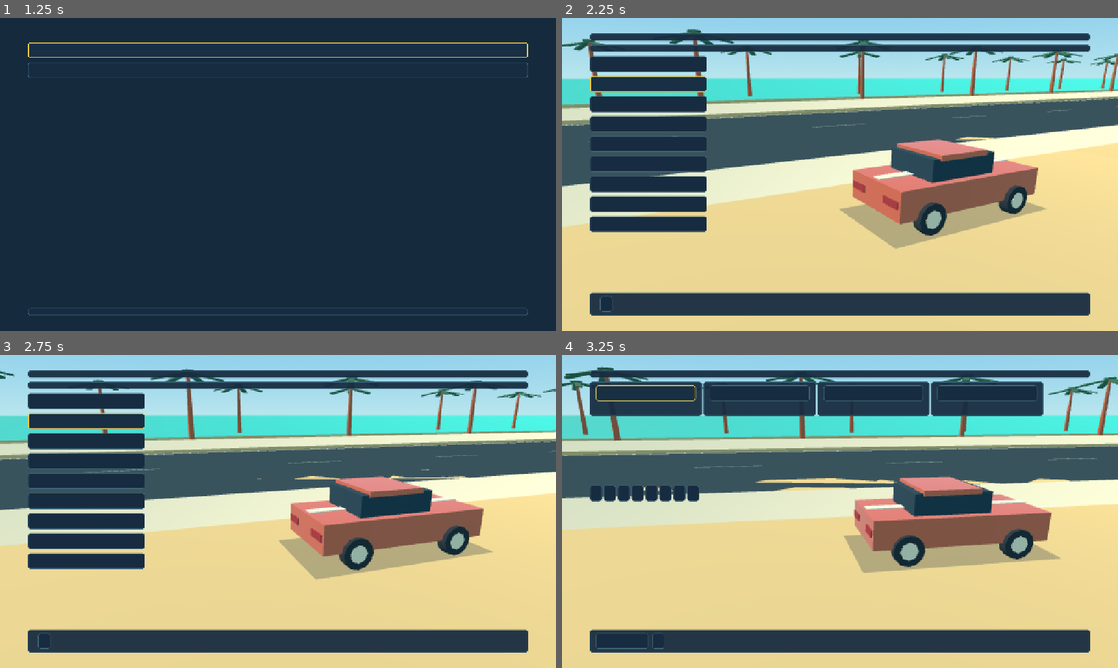
Above: before the commit, frames 1-4 (two rows, left to right).
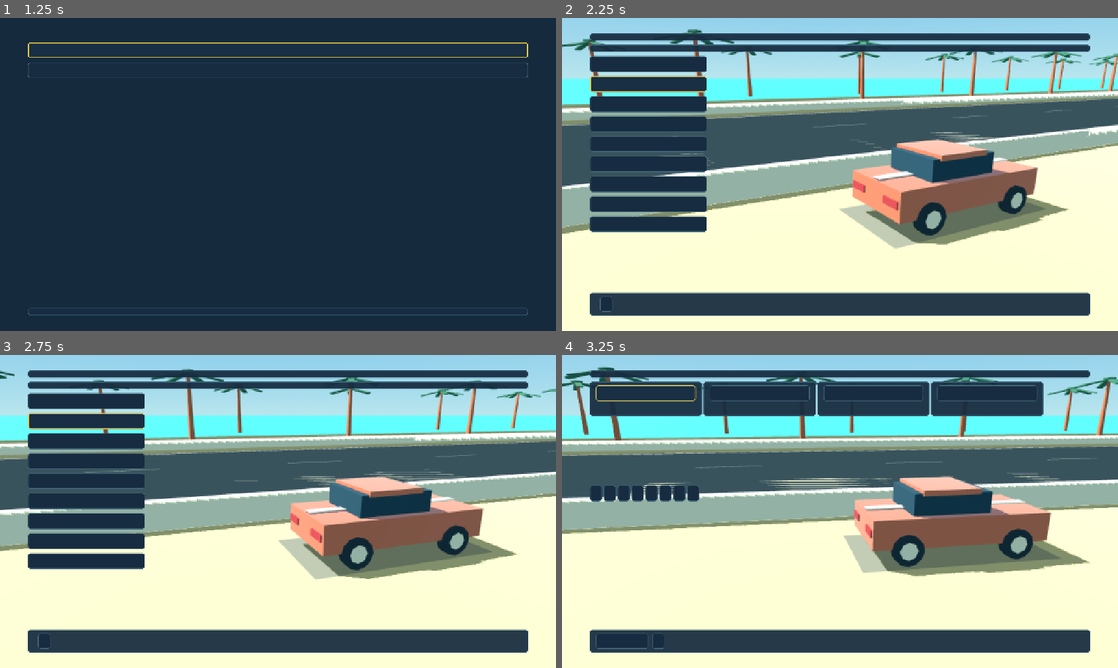
Above: after the commit, the same moments.

Repository: maccam912/racinggame
Game: Godot game, scene res://game/main.tscn
Same seed, same stepped clock (60 frames per second), same inputs: the game is played once before the commit and once after it.
Inputs (mouse positions are in pixels of both pictures, inside the frame that each line leads up to):
- Up to frame 1 (1.25 s): click "Continue" at 0.5 s
- Up to frame 2 (2.25 s): click "Start School" at 1.25 s; click "Back" at 2 s
- Up to frame 3 (2.75 s): no input
- Up to frame 4 (3.25 s): tap Enter (ui_accept) at 2.75, 3.02 s; move the mouse to (962, 495) at 2.77 s; hold D (steer_right) from 2.78 s (still down); hold C (camera) from 2.78 s (still down); click (962, 495) at 2.92 s; tap R (recover) at 3.05 s

Frame 1 is identical in both runs. In frame 2, 51% of the frame differs, in the area x 0-100%, y 3-100%; in frame 3, 51%; in frame 4, 57%.

Commit message:
Render the 3D world at selected scale while preserving native HUD resolution

Diff:
--- /dev/null
+++ b/docs/evidence/m3-android-world.json
@@ -0,0 +1,40 @@
+{
+  "device": "owned Pixel 7 AVD / Android 15 API 35 ARM64 / emulator-5580",
+  "physical_device": false,
+  "apk": {
+    "version": "0.0.41-dev",
+    "build_number": 41,
+    "working_tree_dirty": true,
+    "commit": "11929d5e4061e2eb8b531b194c1ae85ab9d9f8bf",
+    "engine_version": "4.6.3-stable",
+    "engine_checksum": "30630f3e9b11e10b35c1f90ba8814185dcec43fae1a48345159be7552c64bfe8",
+    "export_templates_checksum": "3fbe2c0e2dec9d537ab9ec97bcf8da91dcf23357fc51f67092dd068d839290a8",
+    "protocol_version": 4,
+    "save_schema": 1,
+    "content_hash": "78e8df7a34088aade409918658a3cd1d62b2a53c12b2779d52b2ac0ffcc6f078",
+    "target_platform": "android",
+    "distribution": "development",
+    "public_signing": "not configured",
+    "native_adapter": {
+      "platform": "android",
+      "architecture": "arm64",
+      "api_floor": "4.5",
+      "sdk_commit": "e83fd0904c13356ed1d4c3d09f8bb9132bdc6b77",
+      "scons": "4.11.1",
+      "source_hash": "63a9d2b77947e27c6a39a318e564426575ae3e7344b4393502f3656566b3a900",
+      "sha256": "6a63b31ddbda12151c42553e59d9cea38c03229d40f89ff4913b6081c855981b"
+    }
+  },
+  "verified": [
+    "Scaled shared-world rendering, live race timer and touch HUD render on the exported GLES APK",
+    "Retro uses a centered 16:9 world image with side bars on the wide phone display; HUD and touch controls retain their original full-screen geometry"
+  ],
+  "boundaries": [
+    "Exact world-texture dimensions were measured on the native macOS fixture; Android evidence here is visual",
+    "Dirty-worktree development export; no physical-device frame-time or thermal claim"
+  ],
+  "screenshots": [
+    "m3-android-world.png",
+    "m3-android-world-retro.png"
+  ]
+}
--- /dev/null
+++ b/docs/evidence/m3-world-presentation.json
@@ -0,0 +1,22 @@
+{
+  "host_pixels": "(1280, 720)",
+  "physical_device": false,
+  "renderer": "gl_compatibility",
+  "variants": [
+    {
+      "hud_pixels": "(1280, 720)",
+      "name": "scaled",
+      "world_pixels": "(1024, 576)"
+    },
+    {
+      "hud_pixels": "(1280, 720)",
+      "name": "retro",
+      "world_pixels": "(640, 360)"
+    },
+    {
+      "hud_pixels": "(1280, 720)",
+      "name": "restored",
+      "world_pixels": "(1024, 576)"
+    }
+  ]
+}
--- a/game/client_app.gd
+++ b/game/client_app.gd
@@ -31,6 +31,7 @@
 var regions := RegionBook.new()
 var online_page: OnlinePage
 var online_status: Label
+var presentation := WorldPresentation.new()
 
 
 func _ready() -> void:
@@ -49,6 +50,8 @@
 		elif arg.begins_with("--capture-frame="):
 			capture_frame = maxi(1, int(arg.trim_prefix("--capture-frame=")))
 	data = AppData.new(folder)
+	presentation.app = self
+	add_child(presentation)
 	BindingBook.apply(data.settings.bindings)
 	SettingsRuntime.apply(self, data.settings, capture_path.is_empty())
 	menu.settings = data.settings
@@ -87,6 +90,7 @@
 		add_child(stage)
 	stage.reduce_motion = bool(data.settings.reduce_motion)
 	stage.set_paint(int(data.profile.selected_paint))
+	SettingsRuntime.apply(self,data.settings)
 
 
 func dispose_drive(keep_network: bool = false) -> void:
--- a/game/platform/settings_catalog.gd
+++ b/game/platform/settings_catalog.gd
@@ -38,8 +38,9 @@
 	return float(value) >= float(row.minimum) and float(value) <= float(row.maximum)
 
 
-static func sanitize(saved: Dictionary, mobile: bool) -> Dictionary:
+static func sanitize(saved: Variant, mobile: bool) -> Dictionary:
 	var result := defaults(mobile)
+	if not saved is Dictionary: return result
 	for row: Dictionary in rows:
 		if saved.has(row.id) and valid_value(row, saved[row.id], mobile):
 			result[row.id] = saved[row.id]
--- a/game/platform/settings_runtime.gd
+++ b/game/platform/settings_runtime.gd
@@ -5,8 +5,14 @@
 static func apply(owner_node: Node, settings: Dictionary, display: bool = false) -> void:
 	Engine.max_fps = int(settings.frame_cap)
 	var viewport := owner_node.get_viewport()
-	viewport.msaa_3d = {0:Viewport.MSAA_DISABLED, 2:Viewport.MSAA_2X, 4:Viewport.MSAA_4X}.get(int(settings.msaa), Viewport.MSAA_DISABLED)
-	viewport.scaling_3d_scale = .5 if settings.retro else float(settings.render_scale) / 100
+	var presented := false
+	for presentation: WorldPresentation in owner_node.get_tree().get_nodes_in_group("world_presentations"):
+		if presentation.host==viewport:
+			presentation.apply(settings)
+			presented = true
+	if not presented:
+		viewport.msaa_3d = {0:Viewport.MSAA_DISABLED, 2:Viewport.MSAA_2X, 4:Viewport.MSAA_4X}.get(int(settings.msaa), Viewport.MSAA_DISABLED)
+		viewport.scaling_3d_scale = float(settings.render_scale) / 100
 	var master := float(settings.master) / 100
 	AudioServer.set_bus_volume_db(0, linear_to_db(maxf(master, .0001)))
 	AudioServer.set_bus_mute(0, master <= 0)
@@ -16,6 +22,9 @@
 		environment.adjustment_brightness = float(settings.brightness)
 	for item: Node in owner_node.get_tree().root.find_children("*", "DirectionalLight3D", true, false):
 		item.shadow_enabled = settings.shadows != "off"
+		item.directional_shadow_max_distance = 160.0 if settings.shadows=="high" else 80.0
+	for item: GeometryInstance3D in owner_node.get_tree().get_nodes_in_group("scenery_distance"):
+		item.visibility_range_end = float(settings.draw_distance)
 	if DisplayServer.get_name() != "headless" and not OS.has_feature("mobile"):
 		DisplayServer.window_set_vsync_mode(DisplayServer.VSYNC_ENABLED if settings.vsync else DisplayServer.VSYNC_DISABLED)
 	if display and DisplayServer.get_name() != "headless" and not OS.has_feature("mobile"):
--- a/game/world/track_world.gd
+++ b/game/world/track_world.gd
@@ -13,6 +13,7 @@
 	var result := StandardMaterial3D.new()
 	result.albedo_color = color
 	result.roughness = roughness
+	result.texture_filter = BaseMaterial3D.TEXTURE_FILTER_LINEAR_WITH_MIPMAPS_ANISOTROPIC
 	materials[key] = result
 	return result
 
@@ -85,9 +86,11 @@
 	trunk.mesh = cylinder
 	trunk.material_override = material(Color.html("B96344"))
 	trunk.position = at + Vector3.UP * 4
+	trunk.add_to_group("scenery_distance")
 	add_child(trunk)
 	for angle in range(0, 360, 60):
 		var leaf := box(at + Vector3.UP * 8, Vector3(0.8, .18, 5), Color.html("2F6650"))
+		leaf.add_to_group("scenery_distance")
 		leaf.rotation_degrees = Vector3(12, angle, 0)
 		leaf.position += leaf.basis.z * 1.8
 
--- /dev/null
+++ b/game/world/world_presentation.gd
@@ -0,0 +1,79 @@
+class_name WorldPresentation
+extends CanvasLayer
+## Render the existing shared 3D world separately from the native 2D HUD.
+## Keeping simulation nodes in their original viewport preserves physics/input.
+
+var app: Node
+var host: Viewport
+var viewport := SubViewport.new()
+var camera := Camera3D.new()
+var image := TextureRect.new()
+var backdrop := ColorRect.new()
+var settings: Dictionary = {}
+var prior_disable_3d: bool = false
+var pixel_size_override := Vector2i.ZERO # Render fixture only.
+
+func _ready() -> void:
+	layer = -100
+	process_priority = 100
+	host = get_viewport()
+	prior_disable_3d = host.disable_3d
+	host.disable_3d = true
+	viewport.world_3d = host.find_world_3d()
+	viewport.gui_disable_input = true
+	viewport.audio_listener_enable_3d = false
+	viewport.render_target_update_mode = SubViewport.UPDATE_ALWAYS
+	add_child(viewport)
+	viewport.add_child(camera)
+	camera.current = true
+	backdrop.color = Color.BLACK
+	backdrop.mouse_filter = Control.MOUSE_FILTER_IGNORE
+	backdrop.set_anchors_and_offsets_preset(Control.PRESET_FULL_RECT)
+	add_child(backdrop)
+	image.mouse_filter = Control.MOUSE_FILTER_IGNORE
+	image.expand_mode = TextureRect.EXPAND_IGNORE_SIZE
+	image.texture_filter = CanvasItem.TEXTURE_FILTER_LINEAR
+	image.texture = viewport.get_texture()
+	image.set_anchors_and_offsets_preset(Control.PRESET_FULL_RECT)
+	add_child(image)
+	add_to_group("world_presentations")
+	host.size_changed.connect(reflow)
+	reflow()
+
+func physical_size() -> Vector2i:
+	if pixel_size_override!=Vector2i.ZERO: return pixel_size_override
+	if host is Window: return (host as Window).size
+	return Vector2i(host.get_visible_rect().size)
+
+static func render_size(pixels: Vector2i, values: Dictionary) -> Vector2i:
+	if values.get("retro",false): return Vector2i(640,360)
+	var scale := float(values.get("render_scale",100))/100
+	return Vector2i(maxi(320,roundi(pixels.x*scale)),maxi(180,roundi(pixels.y*scale)))
+
+func apply(values: Dictionary) -> void:
+	settings = values.duplicate(true)
+	viewport.msaa_3d = {0:Viewport.MSAA_DISABLED,2:Viewport.MSAA_2X,4:Viewport.MSAA_4X}.get(int(values.msaa),Viewport.MSAA_DISABLED)
+	viewport.anisotropic_filtering_level = {2:Viewport.ANISOTROPY_2X,4:Viewport.ANISOTROPY_4X,8:Viewport.ANISOTROPY_8X,16:Viewport.ANISOTROPY_16X}.get(int(values.anisotropic),Viewport.ANISOTROPY_4X)
+	RenderingServer.directional_shadow_atlas_set_size(4096 if values.shadows=="high" else 2048,true)
+	reflow()
+
+func reflow() -> void:
+	if not is_inside_tree(): return
+	viewport.size = render_size(physical_size(),settings)
+	# A fixed 16:9 Retro image is letterboxed on other aspect ratios. The HUD
+	# retains the full host safe area and native text rendering.
+	image.stretch_mode = TextureRect.STRETCH_KEEP_ASPECT_CENTERED if settings.get("retro",false) else TextureRect.STRETCH_SCALE
+
+func _process(_dt: float) -> void:
+	var suspended: bool = is_instance_valid(app) and is_instance_valid(app.touch_editor)
+	visible = not suspended
+	viewport.render_target_update_mode = SubViewport.UPDATE_DISABLED if suspended else SubViewport.UPDATE_ALWAYS
+	if suspended: return
+	var source := host.get_camera_3d()
+	if not is_instance_valid(source): return
+	camera.global_transform = source.global_transform
+	for property: String in ["projection","fov","size","near","far","keep_aspect","h_offset","v_offset","frustum_offset","cull_mask"]:
+		camera.set(property,source.get(property))
+
+func _exit_tree() -> void:
+	if is_instance_valid(host): host.disable_3d = prior_disable_3d
--- /dev/null
+++ b/tests/presentation_evidence.gd
@@ -0,0 +1,29 @@
+extends SceneTree
+func _initialize() -> void: call_deferred("run")
+func run() -> void:
+	root.mode = Window.MODE_WINDOWED
+	root.size = Vector2i(1280,720)
+	var app: Node = load("res://game/client_app.gd").new()
+	root.add_child(app)
+	app.start_drive({"mode":"trial","track":0,"car":0,"paint":0,"opponents":0,"laps":1})
+	app.drive.set_physics_process(false)
+	var evidence: Dictionary = {"physical_device":false,"renderer":RenderingServer.get_current_rendering_method(),"host_pixels":root.size,"variants":[]}
+	for retro: bool in [false,true,false]:
+		app.data.settings.render_scale = 80
+		app.data.settings.retro = retro
+		SettingsRuntime.apply(app,app.data.settings)
+		await create_timer(.3).timeout
+		await RenderingServer.frame_post_draw
+		var name := "retro" if retro else "restored" if evidence.variants.size()>1 else "scaled"
+		root.get_texture().get_image().save_png("res://reports/presentation-"+name+".png")
+		var pixels: Image = app.presentation.viewport.get_texture().get_image()
+		assert(pixels.get_size()==(Vector2i(640,360) if retro else Vector2i(1024,576)))
+		evidence.variants.append({"name":name,"world_pixels":pixels.get_size(),"hud_pixels":root.get_texture().get_image().get_size()})
+	var file := FileAccess.open("res://reports/presentation-native.json",FileAccess.WRITE)
+	file.store_string(JSON.stringify(evidence,"  "))
+	file.close()
+	app.queue_free()
+	await process_frame
+	await process_frame
+	print("PRESENTATION_NATIVE_TEXTURE_SIZE_HUD_CAPTURE_PASS")
+	quit()
--- a/tests/touch_editor_tests.gd
+++ b/tests/touch_editor_tests.gd
@@ -53,6 +53,7 @@
 	var editor: TouchLayoutEditor = app.touch_editor
 	assert(app.page=="touch_layout" and not app.menu.visible and not editor.previewing)
 	assert(editor.sample.paused and original.paused and root.disable_3d)
+	assert(not app.presentation.visible and app.presentation.viewport.render_target_update_mode==SubViewport.UPDATE_DISABLED,"editor suspends the underlying world render")
 	assert(editor.sample.get_world_3d()!=original.get_world_3d(),"sample has its own collision/render world")
 	var previous: Dictionary = app.data.settings.touch_layouts.duplicate(true)
 	var initial: Rect2 = editor.controls.steer
@@ -69,7 +70,7 @@
 	assert(TouchDriving.legal_layout(editor.controls,editor.safe))
 	editor.cancel()
 	await settle()
-	assert(app.touch_editor==null and app.data.settings.touch_layouts==previous and not root.disable_3d,"Cancel does not mutate settings and restores main rendering")
+	assert(app.touch_editor==null and app.data.settings.touch_layouts==previous and root.disable_3d and app.presentation.visible and app.presentation.viewport.render_target_update_mode==SubViewport.UPDATE_ALWAYS,"Cancel does not mutate settings and restores the world presentation")
 	assert(app.drive==original and original.paused and original.state.position==position)
 	app.show_touch_editor()
 	await settle()
--- /dev/null
+++ b/tests/world_presentation_tests.gd
@@ -0,0 +1,51 @@
+extends SceneTree
+func _initialize() -> void: call_deferred("run")
+func run() -> void:
+	assert(SettingsCatalog.sanitize(42,false)==SettingsCatalog.defaults(false))
+	assert(SettingsCatalog.sanitize(null,true)==SettingsCatalog.defaults(true))
+	var values := SettingsCatalog.defaults(false)
+	assert(WorldPresentation.render_size(Vector2i(1920,1080),values)==Vector2i(1920,1080))
+	values.render_scale = 70
+	assert(WorldPresentation.render_size(Vector2i(1920,1080),values)==Vector2i(1344,756))
+	assert(WorldPresentation.render_size(Vector2i(320,180),values)==Vector2i(320,180))
+	values.retro = true
+	assert(WorldPresentation.render_size(Vector2i(3440,1440),values)==Vector2i(640,360))
+	var app: Node = load("res://game/client_app.gd").new()
+	root.add_child(app)
+	await process_frame
+	app.show_menu()
+	var display: WorldPresentation = app.presentation
+	display.pixel_size_override = Vector2i(1920,1080)
+	var host_size := root.get_visible_rect().size
+	var menu_unit: float = app.menu.ui.unit
+	app.data.settings = values
+	SettingsRuntime.apply(app,values)
+	assert(display.viewport.size==Vector2i(640,360) and root.disable_3d)
+	assert(display.viewport.find_world_3d()==app.get_world_3d(),"world render shares the actual physics world")
+	assert(display.viewport.gui_disable_input and not display.viewport.audio_listener_enable_3d)
+	assert(root.get_visible_rect().size==host_size and app.menu.ui.unit==menu_unit,"Retro must not resize or rescale the HUD viewport")
+	assert(display.image.stretch_mode==TextureRect.STRETCH_KEEP_ASPECT_CENTERED)
+	values.retro = false
+	values.anisotropic = 16
+	SettingsRuntime.apply(app,values)
+	assert(display.viewport.size==Vector2i(1344,756) and values.render_scale==70,"disabling Retro restores the selected render scale")
+	assert(display.viewport.anisotropic_filtering_level==Viewport.ANISOTROPY_16X)
+	assert(display.viewport.msaa_3d==Viewport.MSAA_4X)
+	var scenery: GeometryInstance3D = get_first_node_in_group("scenery_distance")
+	assert(scenery.visibility_range_end==700)
+	values.draw_distance = 400
+	SettingsRuntime.apply(app,values)
+	assert(scenery.visibility_range_end==400 and app.stage.camera.far>=1000,"scenery distance cannot remove the road or signs")
+	display._process(0)
+	assert(display.camera.global_transform==app.stage.camera.global_transform)
+	assert(display.camera.h_offset==app.stage.camera.h_offset and display.camera.fov==app.stage.camera.fov)
+	app.start_drive({"mode":"quick","track":1,"opponents":0})
+	app.drive.set_physics_process(false)
+	await physics_frame
+	display._process(0)
+	assert(display.camera.global_transform==app.drive.camera.global_transform,"the render camera follows scene camera ownership")
+	app.queue_free()
+	await process_frame
+	assert(not root.disable_3d,"presentation teardown restores its host viewport")
+	print("WORLD_NATIVE_HUD_RETRO_SCALE_CAMERA_SCENERY_SETTINGS_PASS")
+	quit()
Binary file added: docs/evidence/m3-android-world-retro.png
Binary file added: docs/evidence/m3-android-world.png
Binary file added: docs/evidence/m3-world-restored.png
Binary file added: docs/evidence/m3-world-retro.png
Binary file added: docs/evidence/m3-world-scaled.png
Not shown, added: game/world/world_presentation.gd.uid
Not shown, added: tests/presentation_evidence.gd.uid
Not shown, added: tests/world_presentation_tests.gd.uid
Not shown, changed: DESIGN.md
Not shown, changed: docs/STATUS.md
Not shown, changed: tools/check.py
